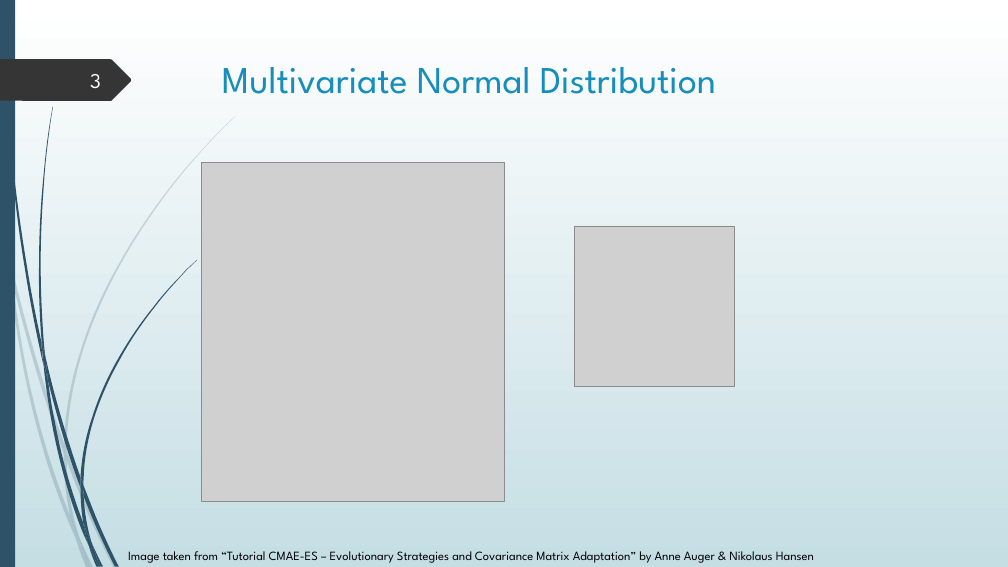
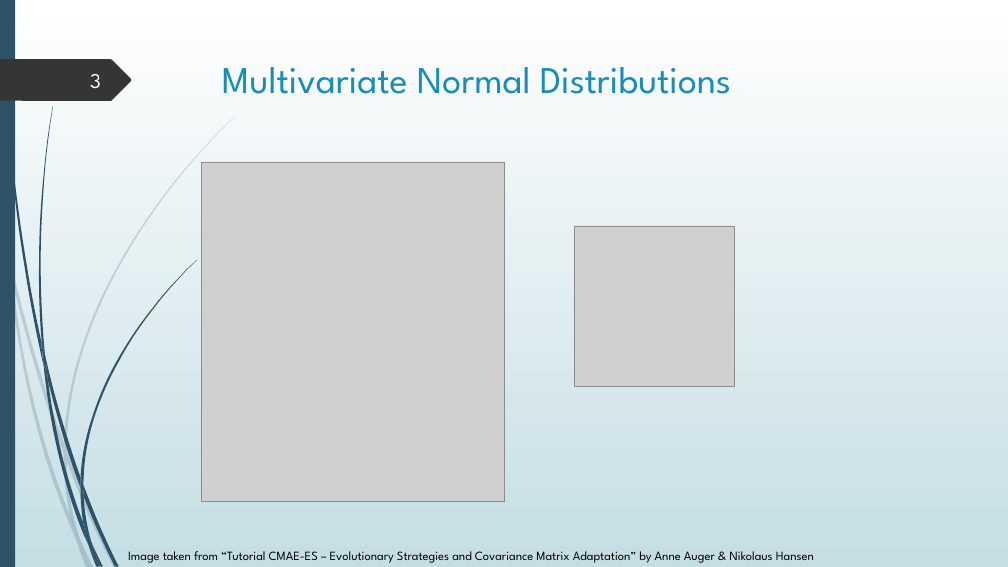
Before and after one commit to GingerLion/DualCenterCMAES, a slide deck: slide 3 of Thesis/DualcenterCMAES.pptx. Drawn at 1008x567 pixels with LibreOffice and Linux fonts; fonts in the diff are those of the drawing; grey boxes stand for pictures. Boxes give left, top, right and bottom in pixels: in the first picture for what was removed or moved away, otherwise in the second. Text is boxed around its words. In the diff, an @@ line names an element or a change of style, - is before the commit and + after.

```diff
--- a/Thesis/DualcenterCMAES.pptx
+++ b/Thesis/DualcenterCMAES.pptx
@@ title at <box>222,67,731,94</box>: text changed @@
-Multivariate Normal Distribution
+Multivariate Normal Distributions
```
Also in this commit, not shown: 14 other slides changed, 28 slides added, 6 slides removed, 12 other files.
